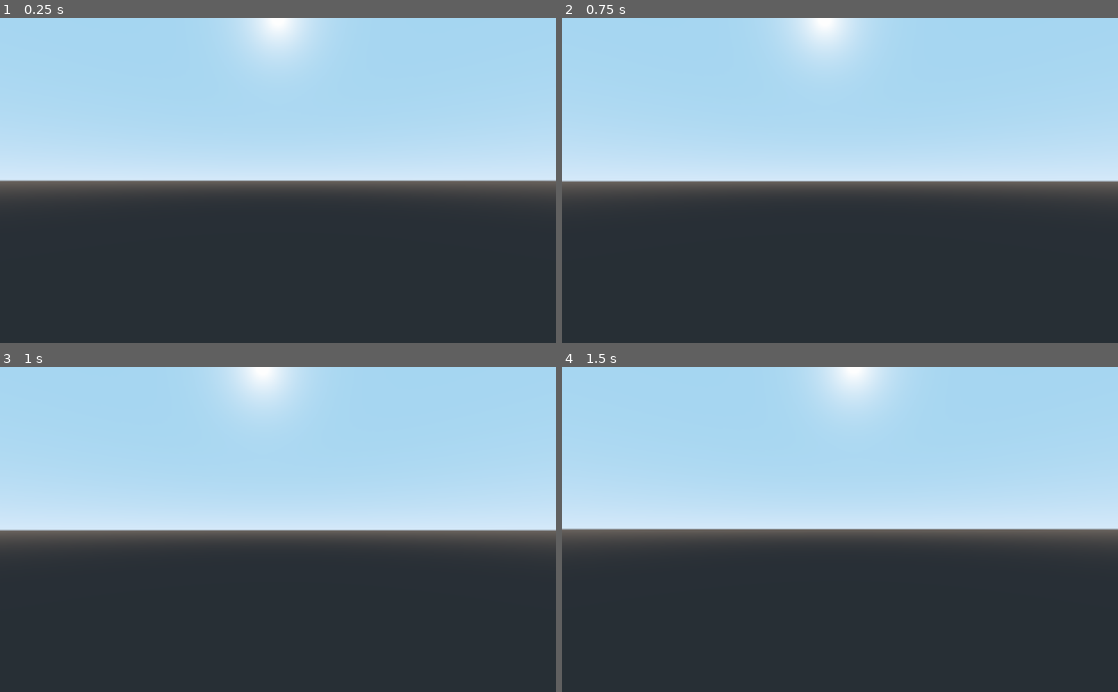
Above: before the commit, frames 1-4 (two rows, left to right).
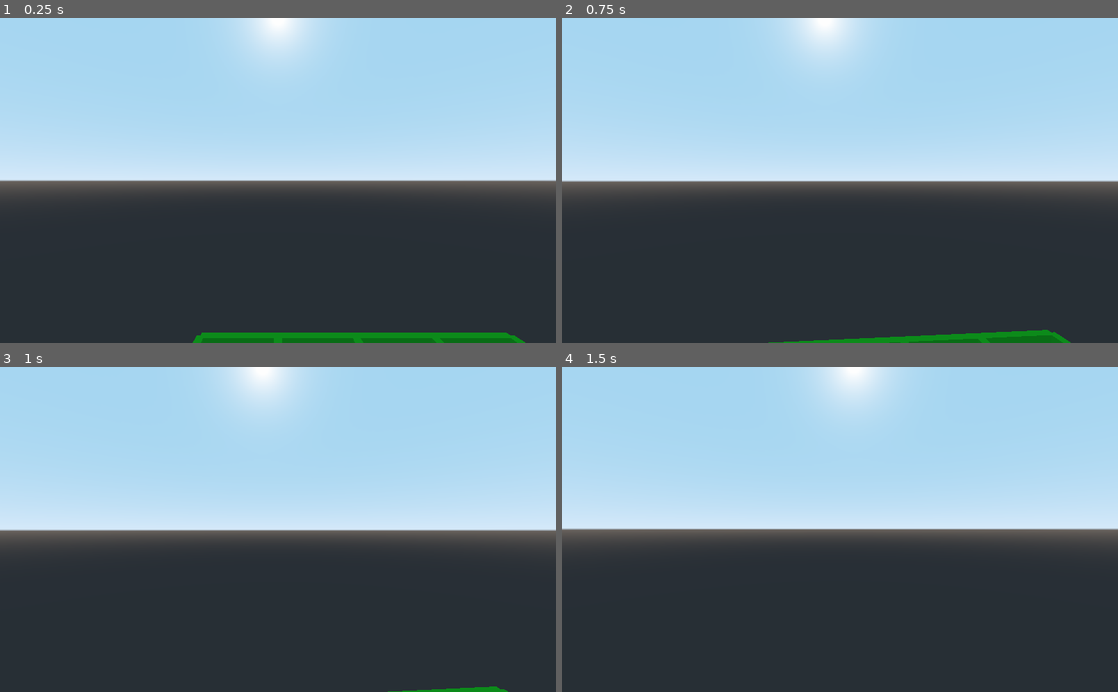
Above: after the commit, the same moments.

Repository: Gedas-S/what-minotaur
Game: Godot game, scene res://MazeGenerator.tscn
Same seed, same stepped clock (60 frames per second), same inputs: the game is played once before the commit and once after it. This scene is started directly instead of the project's main scene.
Inputs (mouse positions are in pixels of both pictures, inside the frame that each line leads up to):
- Up to frame 1 (0.25 s): no input
- Up to frame 2 (0.75 s): tap Enter at 0.5 s; move the mouse to (867, 180) at 0.52 s; hold W from 0.53 s (still down)
- Up to frame 3 (1 s): keep holding W
- Up to frame 4 (1.5 s): keep holding W; tap Space at 1.25 s; move the mouse to (812, 529) at 1.27 s

The runs differ from the first frame. In frame 1, 1.8% of the frame differs, in the area x 34-95%, y 96-100%; in frame 2, 1.1%; in frame 3, 0.2%; in frame 4, nothing differs.

Commit message:
generate proper grid of walls now

Diff:
--- a/MazeGenerator.gd
+++ b/MazeGenerator.gd
@@ -14,23 +14,46 @@
 #func _process(delta):
 #	pass
 
+func rowOfWalls(width: int, offsetVec: Vector3):
+	var offsetX = width / 2
+	var scaleX = 10
+	for i in range(width):
+		var position = Vector3((i - offsetX)*scaleX, 0, 0)
+		var q = WallSegment.instance()
+		q.translate(position + offsetVec)
+		add_child(q)
+
 func grid(width=10, height=10):
-	var offsetX = width / 2
-	var offsetZ = height / 2
 	var scaleX = 10
 	var scaleY = 10
+
+	var shiftX = Vector3(scaleX / 2, 0, 0)
+	var shiftY = Vector3(0, 0, scaleY / 2)
 
 	for i in range(width):
 		for j in range(height):
 
-			var position = Vector3((i - offsetX)*scaleX, 0, (j - offsetZ)*scaleY)
+			var position = Vector3(i*scaleX, 0, j*scaleY)
 
 			var q = WallSegment.instance()
-			q.translate(position)
+			q.translate(position - shiftX)
 
 			var qq = WallSegment.instance()
-			qq.translate(position)
+			qq.translate(position - shiftY)
 			qq.rotate(Vector3(0, 1, 0), deg2rad(90))
 
 			add_child(q)
 			add_child(qq)
+
+		var posX = Vector3(i*scaleX, 0, 0) - 2*shiftY
+		var q = WallSegment.instance()
+		q.translate(posX - shiftX)
+		add_child(q)
+
+
+	for j in range(height):
+		var pos = Vector3(0, 0, j*scaleY) - 2*shiftX
+		var q = WallSegment.instance()
+		q.translate(pos - shiftY)
+		q.rotate(Vector3(0, 1, 0), deg2rad(90))
+		add_child(q)
